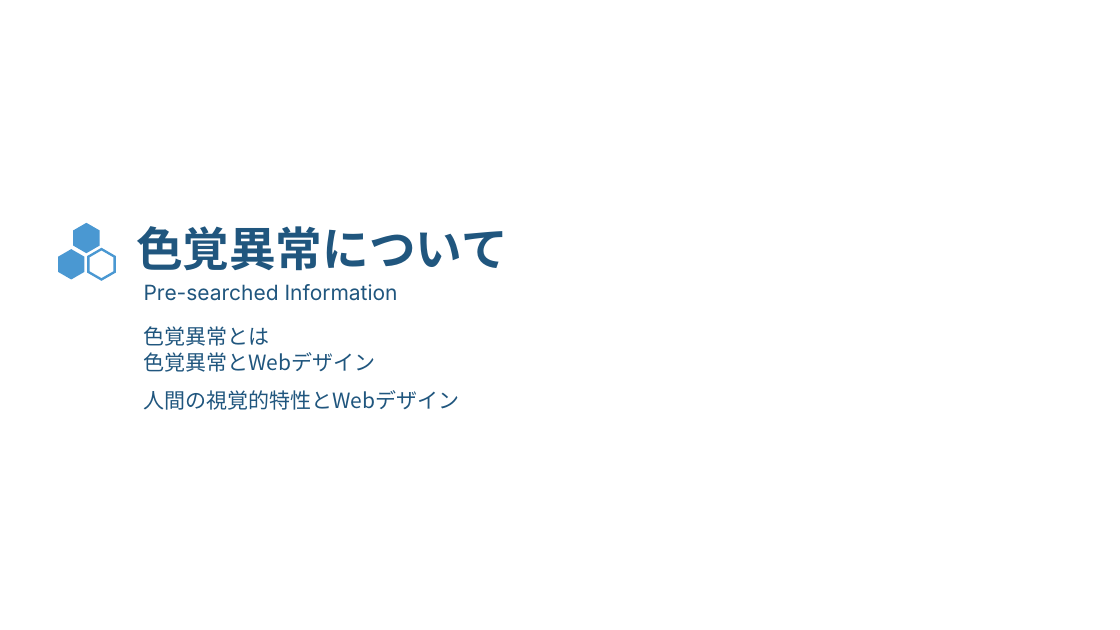
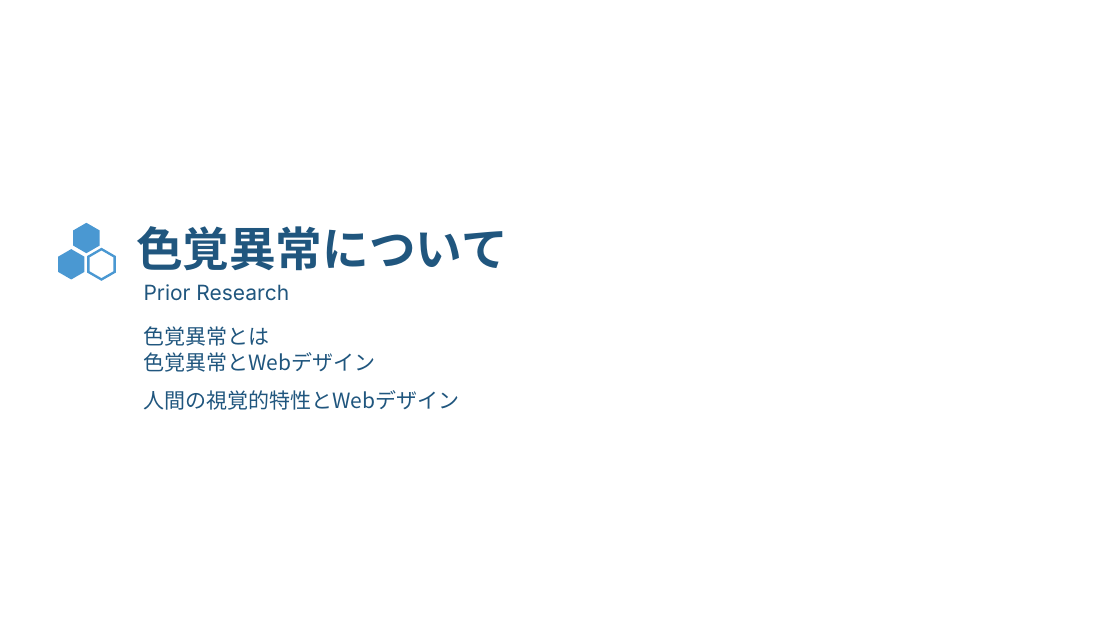
Before and after one commit to nearfactory/Soutan, a slide deck: slide 6 of 18 2G23寺田侑史 視覚とWebデザ_v2.pptx. Drawn at 1120x630 pixels with LibreOffice and Linux fonts; fonts in the diff are those of the drawing. Boxes give left, top, right and bottom in pixels: in the first picture for what was removed or moved away, otherwise in the second. Text is boxed around its words. In the diff, an @@ line names an element or a change of style, - is before the commit and + after.

```diff
--- a/18 2G23寺田侑史 視覚とWebデザ_v2.pptx
+++ b/18 2G23寺田侑史 視覚とWebデザ_v2.pptx
@@ text at bbox=[144, 284, 289, 301]: text changed @@
-Pre-searched Information
+Prior Research
```
Also in this commit, not shown: 4 other slides changed, 3 slides added, 1 slide removed.
